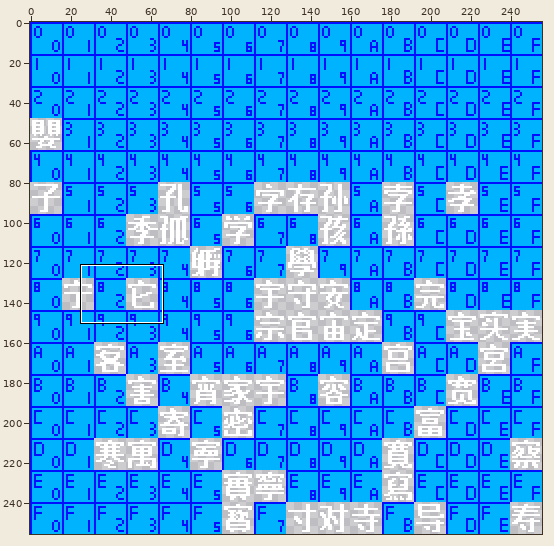
File history of a sprite sheet, assets/base/font/cosmic-reach-font-5B00.png. Above: a wide view before the commit, with the close-up outlined.
Close-up. As it was:
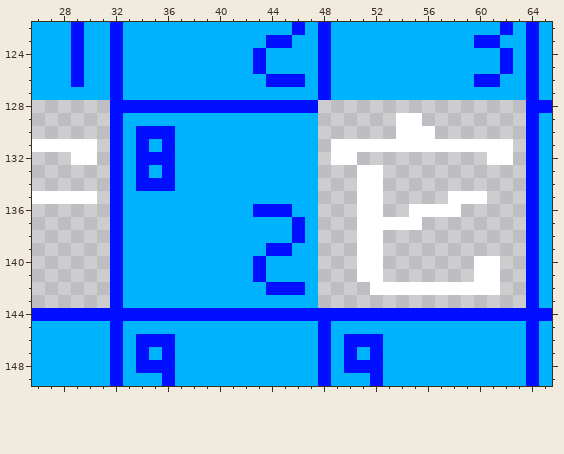
The file is 256x256 pixels. Shown: x 26..65, y 122..149. The commit also changed other parts of the picture, which this record leaves out.
After:
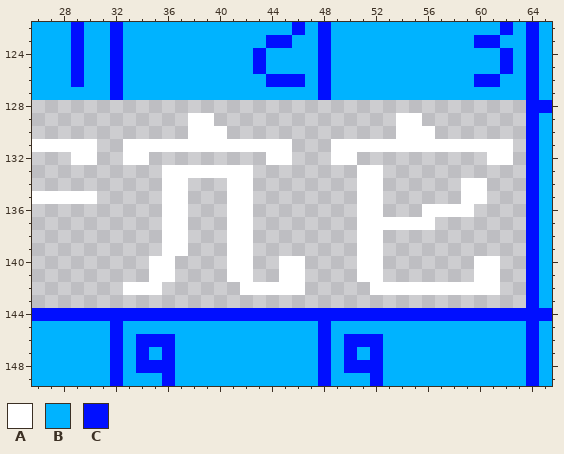
Palette (. is transparent): A #ffffff  B #00b3ff  C #000fff
Edits made:
@@ x 26..65 @@
 127 BBBBBBCBBBBBBBBBBBBBBBCBBBBBBBBBBBBBBBCB
-128 ......CCCCCCCCCCCCCCCC................CC
-129 ......CBBBBBBBBBBBBBBB......AA........CB
-130 ......CBCCCBBBBBBBBBBB......AAA.......CB
-131 AAAAA.CBCBCBBBBBBBBBBB.AAAAAAAAAAAAAA.CB
-132 ...AA.CBCCCBBBBBBBBBBB.AA..........AA.CB
-133 ......CBCBCBBBBBBBBBBB...AA...........CB
-134 ......CBCCCBBBBBBBBBBB...AA...........CB
-135 AAAAA.CBBBBBBBBBBBBBBB...AA.....AAA...CB
-136 ......CBBBBBBBBBBCCCBB...AA..AAAA.....CB
-137 ......CBBBBBBBBBBBBBCB...AAAAA........CB
-138 ......CBBBBBBBBBBBBBCB...AA...........CB
-139 ......CBBBBBBBBBBBCCBB...AA...........CB
-140 ......CBBBBBBBBBBCBBBB...AA.......AA..CB
-141 ......CBBBBBBBBBBCBBBB...AA.......AA..CB
-142 ......CBBBBBBBBBBBCCCB....AAAAAAAAAA..CB
-143 ......CBBBBBBBBBBBBBBB................CB
+128 ......................................CC
+129 ............AA..............AA........CB
+130 ............AAA.............AAA.......CB
+131 AAAAA..AAAAAAAAAAAAA...AAAAAAAAAAAAAA.CB
+132 ...AA..AA.........AA...AA..........AA.CB
+133 ..........AAAAAAA........AA...........CB
+134 ..........AA...AA........AA......AA...CB
+135 AAAAA.....AA...AA........AA......AA...CB
+136 ..........AA...AA........AA...AAAA....CB
+137 ..........AA...AA........AAAAAA.......CB
+138 ..........AA...AA........AA...........CB
+139 ..........AA...AA........AA...........CB
+140 .........AA....AA..AA....AA.......AA..CB
+141 .........AA....AA..AA....AA.......AA..CB
+142 .......AAA......AAAAA.....AAAAAAAAAA..CB
+143 ......................................CB
 144 CCCCCCCCCCCCCCCCCCCCCCCCCCCCCCCCCCCCCCCC
